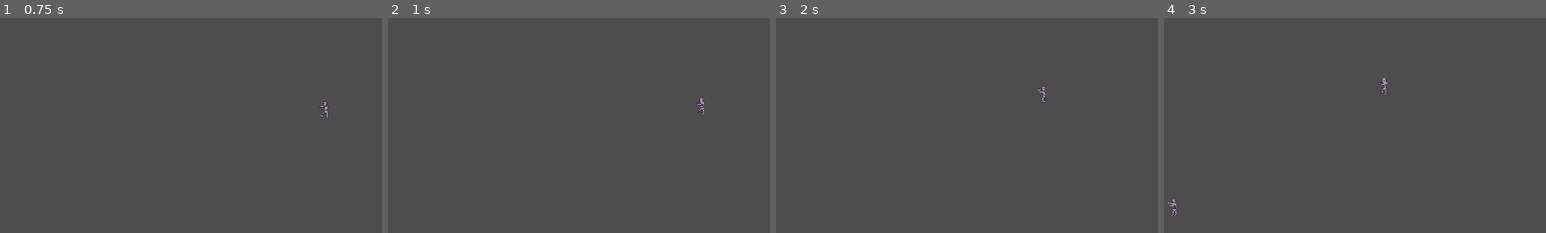
Above: before the commit, frames 1-4 (left to right).
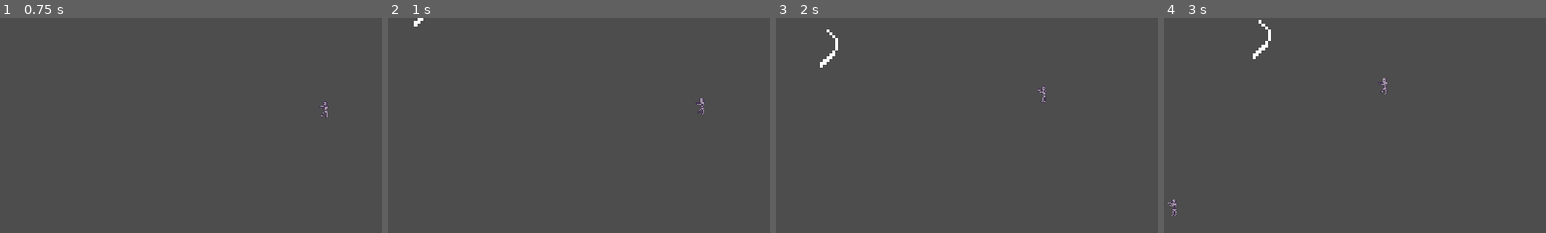
Above: after the commit, the same moments.

Repository: jakeoverall/castle_grimtol_23
Game: Godot game, scene res://scenes/levels/playground.tscn
Same seed, same stepped clock (60 frames per second), same inputs: the game is played once before the commit and once after it. This scene is started directly instead of the project's main scene.
Inputs:
- Up to frame 1 (0.75 s): hold D (character_right) from 0.53 s (still down)
- Up to frame 2 (1 s): keep holding D (character_right)
- Up to frame 3 (2 s): release D (character_right) at 1.28 s; hold S (character_down) from 1.28 s (still down)
- Up to frame 4 (3 s): release S (character_down) at 2.03 s; hold D (character_right) 2.03-2.78 s; hold W (character_up) from 2.78 s (still down)
The pictures show only the part of the screen within x 0-50%, y 0-50%; the shares and areas given below are measured in that part.

Frame 1 is identical in both runs. In frame 2, less than 0.1% of the frame differs, in the area x 6-10%, y 0-4%; in frame 3, 0.2%; in frame 4, 0.2%, in the area x 23-28%, y 0-20%.
Error before the commit: Invalid access to property or key 'animation_finished' on a base object of type 'null instance'. (res://scripts/weapons/Whip.gd:12)

Commit message:
somewhat working

Diff:
--- a/scenes/levels/playground.tscn
+++ b/scenes/levels/playground.tscn
@@ -14,6 +14,7 @@
 [node name="playground" type="Node2D"]
 
 [node name="player" parent="." instance=ExtResource("1_eh4l7")]
+heath = 1.0
 
 [node name="Whip" parent="player" instance=ExtResource("2_pwql8")]
 
--- a/scenes/player.tscn
+++ b/scenes/player.tscn
@@ -1,13 +1,17 @@
-[gd_scene load_steps=4 format=3 uid="uid://ubol0eudhwft"]
+[gd_scene load_steps=5 format=3 uid="uid://ubol0eudhwft"]
 
 [ext_resource type="Script" path="res://scripts/player/character_movement.gd" id="1_6l11n"]
+[ext_resource type="Script" path="res://scripts/player/player_base.gd" id="1_n1iel"]
 [ext_resource type="Script" path="res://scripts/utils/health.gd" id="2_3d4no"]
 
 [sub_resource type="CapsuleShape2D" id="CapsuleShape2D_3kcve"]
 radius = 8.0
 height = 32.0
 
-[node name="player" type="Area2D" groups=["player"]]
+[node name="player" type="Area2D" node_paths=PackedStringArray("player_movement_ref", "health_ref") groups=["player"]]
+script = ExtResource("1_n1iel")
+player_movement_ref = NodePath("CharacterMovement")
+health_ref = NodePath("Health")
 
 [node name="CollisionShape2D" type="CollisionShape2D" parent="."]
 shape = SubResource("CapsuleShape2D_3kcve")
--- a/scenes/weapons/whip.tscn
+++ b/scenes/weapons/whip.tscn
@@ -50,7 +50,7 @@
 hitbox_ref = NodePath("HitBox")
 damage_applyer_ref = NodePath("DamageApplyer")
 weapon_base_ref = NodePath("WeaponBase")
-sprite_ref = NodePath("Sprite")
+sprite_ref = NodePath("HitBox/Sprite")
 
 [node name="WeaponBase" type="Node" parent="."]
 script = ExtResource("2_2kj1o")
@@ -68,13 +68,13 @@
 frame = 3
 frame_progress = 1.0
 
-[node name="HitBox" type="Area2D" parent="."]
-position = Vector2(0, -2.2)
-
 [node name="CollisionShape2D" type="CollisionShape2D" parent="HitBox"]
 position = Vector2(9, -2.38419e-07)
 shape = SubResource("RectangleShape2D_t2x0k")
 
+[node name="HitBox2" type="Area2D" parent="."]
+position = Vector2(0, -2.2)
+
 [node name="DamageApplyer" type="Node" parent="." node_paths=PackedStringArray("parent_ref")]
 script = ExtResource("4_bolxf")
 parent_ref = NodePath("..")
--- a/scripts/player/player_base.gd
+++ b/scripts/player/player_base.gd
@@ -1,11 +1,22 @@
 extends Node
 
+@export_category('Player Config')
+@export var heath : float = 10
+@export var speed : float = 100
+@export var exp : int = 0
+@export var gold : int = 0
 
-# Called when the node enters the scene tree for the first time.
+@export_category('Player Refs')
+@export var player_movement_ref : CharacterMovement
+@export var health_ref : Health
+
+signal player_death()
+
 func _ready():
-	pass # Replace with function body.
+	player_movement_ref.speed = speed
+	health_ref.health = heath
+	health_ref.health_expired.connect(_on_player_death)
 
 
-# Called every frame. 'delta' is the elapsed time since the previous frame.
-func _process(delta):
-	pass
+func _on_player_death():
+	get_tree().reload_current_scene()
Not shown: 1 places in scenes/base_mob.tscn that only renumber resources
